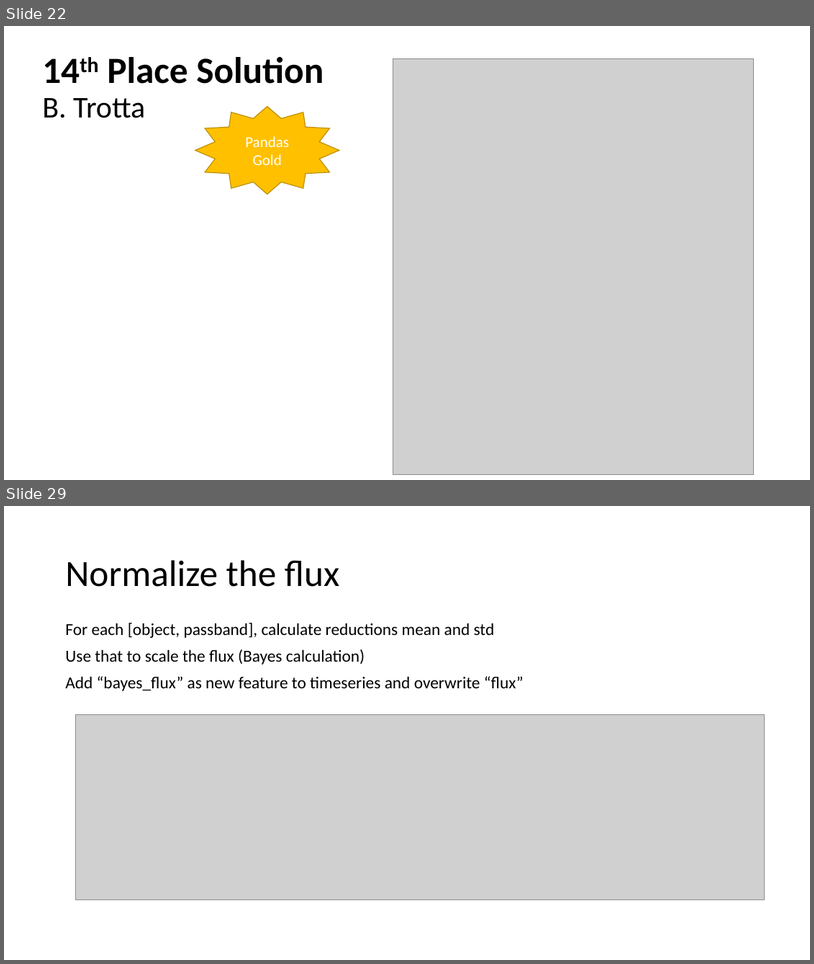
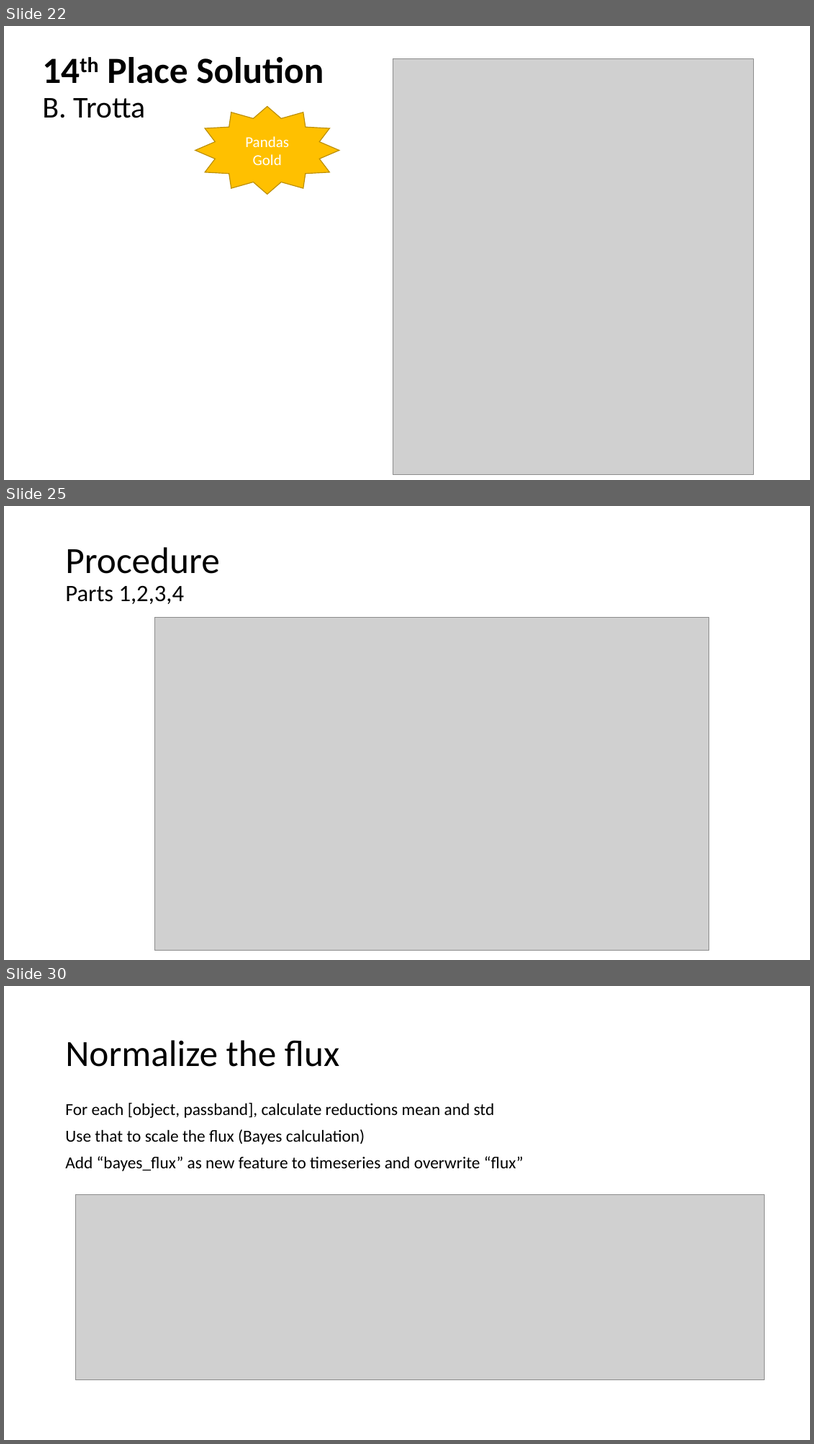
Before and after one commit to cwinsor/kaggle_plasticc, a slide deck: Kaggle_PLAsTiCC_and_B_Trotta_code_walk.pptx. Shown one above the other, each under a label of ours: slides 22 and 29 before the commit, slides 22, 25 and 30 after it; the slides between them are not shown. The pictures are 814x964 and 814x1444 pixels, drawn with LibreOffice and Linux fonts; fonts in the diff are those of the drawing; grey boxes stand for pictures. Boxes give left, top, right and bottom in pixels: in the first picture for what was removed or moved away, otherwise in the second. Text is boxed around its words. In the diff, an @@ line names an element or a change of style, - is before the commit and + after.

```diff
--- a/Kaggle_PLAsTiCC_and_B_Trotta_code_walk.pptx
+++ b/Kaggle_PLAsTiCC_and_B_Trotta_code_walk.pptx
@@ slide 25 added at [4, 506, 810, 960], background #FFFFFF @@
@@ title added at [65, 547, 219, 604], 28 pt, text #000000 @@
+Procedure
+Parts 1,2,3,4
@@ picture added at [155, 618, 710, 950] @@
@@ what was slide 29 is now slide 30 @@
```
Also in this commit, not shown: 7 slides changed, 5 other slides added, 1 slide removed, 8 other files.
